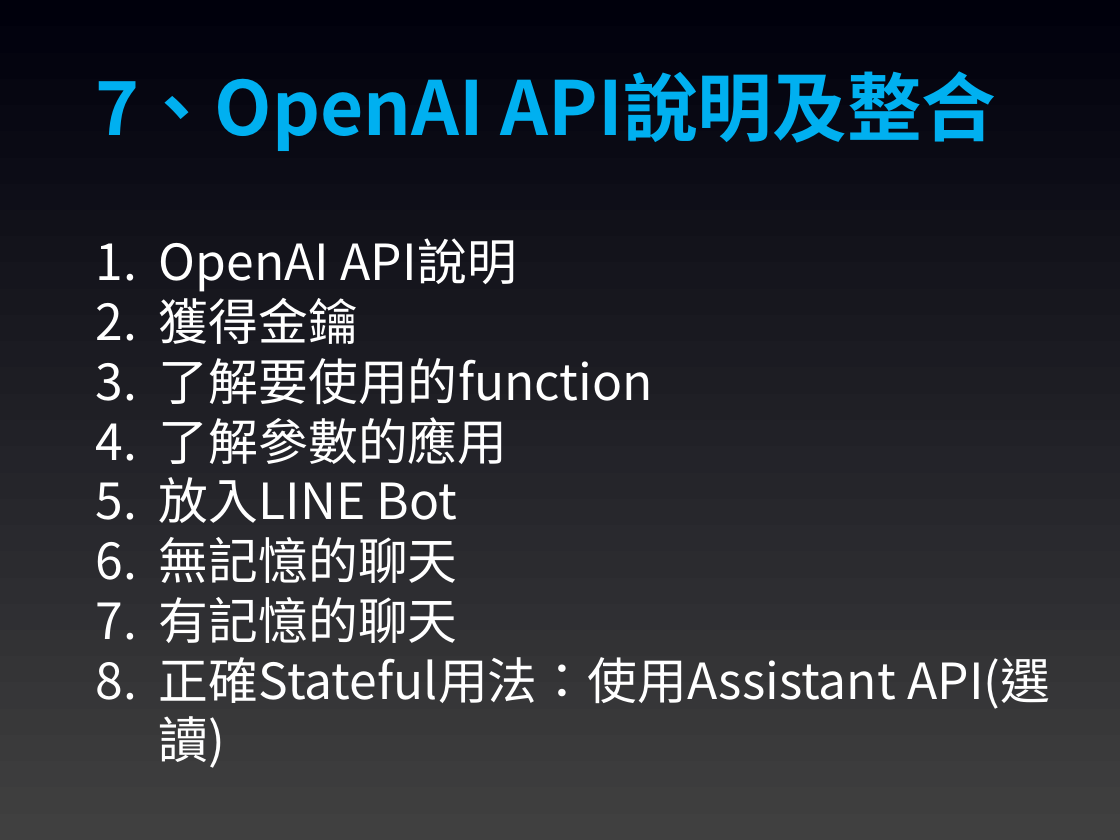
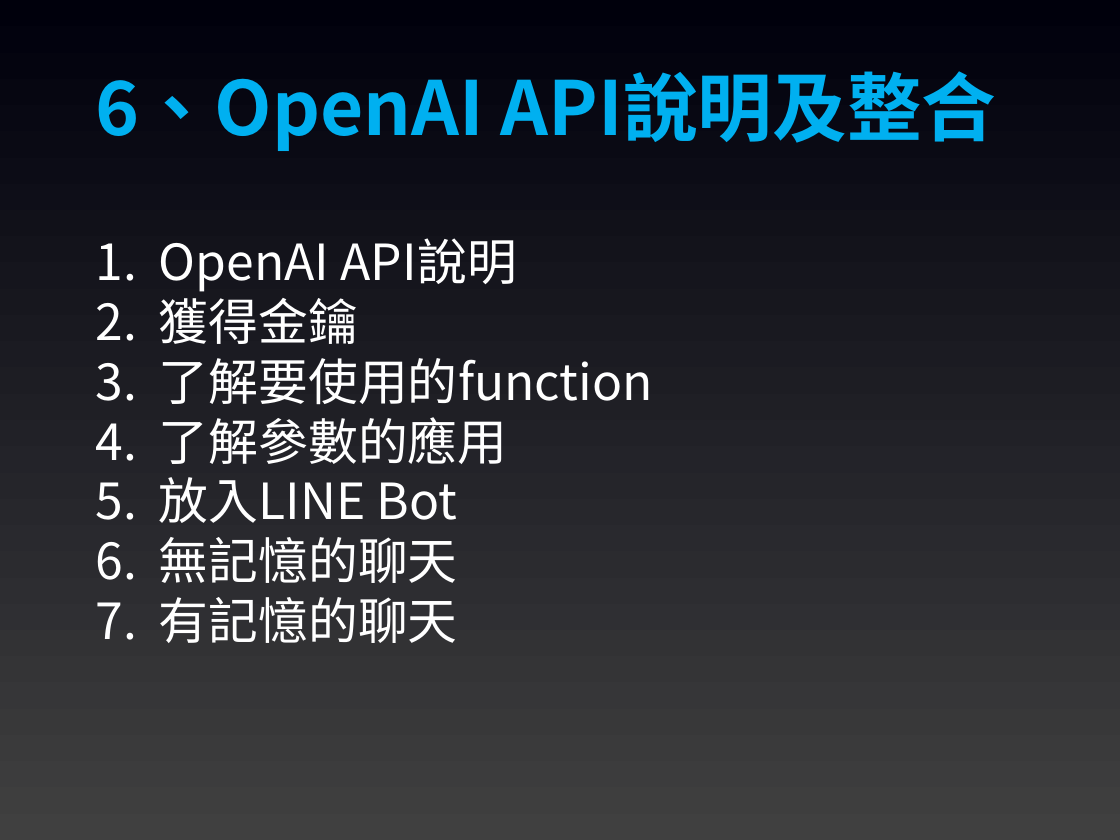
Before and after one commit to joshhu/sculinebot2024, a slide deck: slide 10 of Slides/課程大綱.pptx (slide 12 before the commit). Drawn at 1120x840 pixels with LibreOffice and Linux fonts; fonts in the diff are those of the drawing. Boxes give left, top, right and bottom in pixels: in the first picture for what was removed or moved away, otherwise in the second. Text is boxed around its words. In the diff, an @@ line names an element or a change of style, - is before the commit and + after.

```diff
--- a/Slides/課程大綱.pptx
+++ b/Slides/課程大綱.pptx
@@ text at (96,71,997,151): text changed @@
-7、OpenAI API說明及整合
+6、OpenAI API說明及整合
@@ text at (159,657,1050,768): paragraph removed @@
-8. 正確Stateful用法：使用Assistant API(選讀)
```
Also in this commit, not shown: 2 other slides changed, 2 slides removed, 12 other files.
